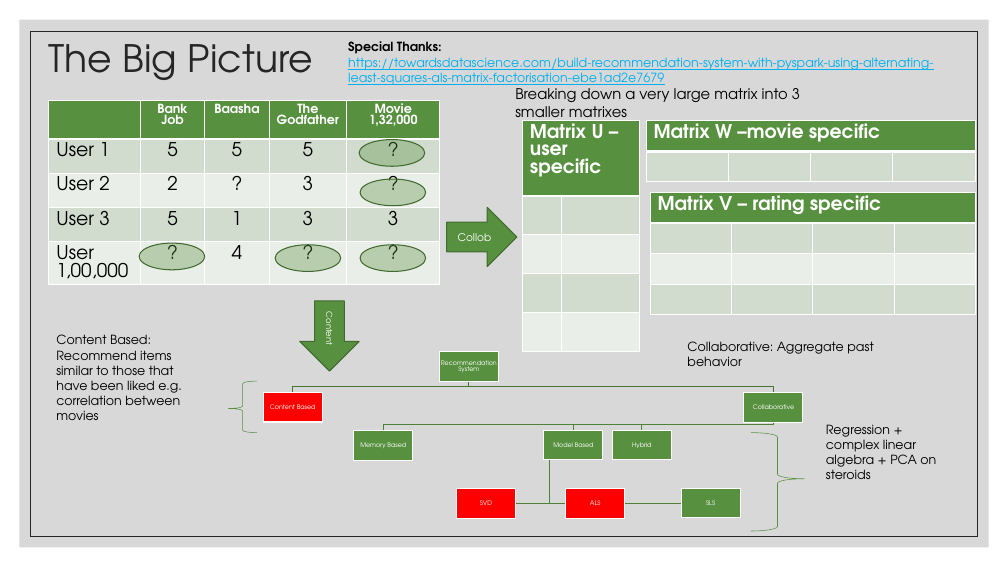
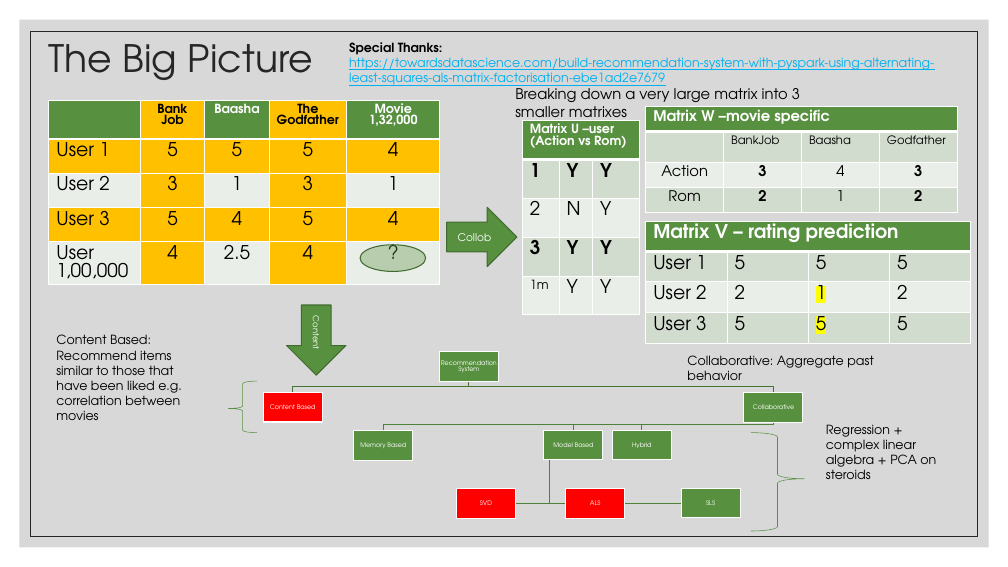
Before and after one commit to Sinthushan-bootcamp/MovieRecommendation, a slide deck: slide 6 of MOVIE RECOMMENDER SYSTEMS.pptx. Drawn at 1008x567 pixels with LibreOffice and Linux fonts; fonts in the diff are those of the drawing. Boxes give left, top, right and bottom in pixels: in the first picture for what was removed or moved away, otherwise in the second. Text is boxed around its words. In the diff, an @@ line names an element or a change of style, - is before the commit and + after.

Commit message:
Fixed presentation. Methodology slide

```diff
--- a/MOVIE RECOMMENDER SYSTEMS.pptx
+++ b/MOVIE RECOMMENDER SYSTEMS.pptx
@@ table at <box>49,100,441,294</box> @@
-row 2, column 5: ?
+row 2, column 5: 4
-row 3: User 2 | 2 | ? | 3 | ?
+row 3: User 2 | 3 | 1 | 3 | 1
-row 4: User 3 | 5 | 1 | 3 | 3
+row 4: User 3 | 5 | 4 | 5 | 4
-row 5: User 1,00,000 | ? | 4 | ? | ?
+row 5: User 1,00,000 | 4 | 2.5 | 4 | ?
@@ fill #57903F to #FFC000 in 2 cells @@
@@ fill #D1DBCF to #FFC000 in 10 cells @@
@@ fill #EAEEE8 to #FFC000 in 4 cells @@
@@ text colour #FFFFFF to #000000 in "Bank Job", "The Godfather" @@
@@ table at <box>646,107,957,242</box> @@
-row 2:  |  |  | 
+row 2:  | BankJob | Baasha | Godfather
+row 3: Action | 3 | 4 | 3
+row 4: Rom | 2 | 1 | 2
@@ table: place and size @@
-table at <box>647,120,976,181</box>
+table at <box>646,107,957,242</box>
@@ ellipse removed at <box>359,140,425,166</box> @@
@@ table at <box>523,120,638,315</box> @@
-column 1: Matrix U –user specific |  |  |  | 
-column 2:  |  |  |  | 
+column 1: Matrix U –user (Action vs Rom) | 1 | 2 | 3 | 1m
+column 2:  | Y | N | Y | Y
+column 3:  | Y | Y | Y | Y
@@ ellipse removed at <box>360,179,426,206</box> @@
@@ table at <box>646,221,972,343</box> @@
-row 1, column 1: Matrix V – rating specific
+row 1, column 1: Matrix V – rating prediction
-row 2:  |  |  | 
+row 2: User 1 | 5 | 5 | 5
-row 3:  |  |  | 
+row 3: User 2 | 2 | 1 | 2
-row 4:  |  |  | 
+row 4: User 3 | 5 | 5 | 5
@@ table: place and size @@
-table at <box>650,193,977,315</box>
+table at <box>646,221,972,343</box>
@@ ellipse removed at <box>139,243,205,270</box> @@
@@ ellipse removed at <box>275,245,341,271</box> @@
@@ right arrow "Content": place and size @@
-right arrow "Content" at <box>299,301,359,371</box>
+right arrow "Content" at <box>287,306,346,376</box>
@@ text "Collaborative: Aggregate past behavior" rewrapped from <box>687,341,873,366</box> to <box>687,355,873,387</box> @@
```
